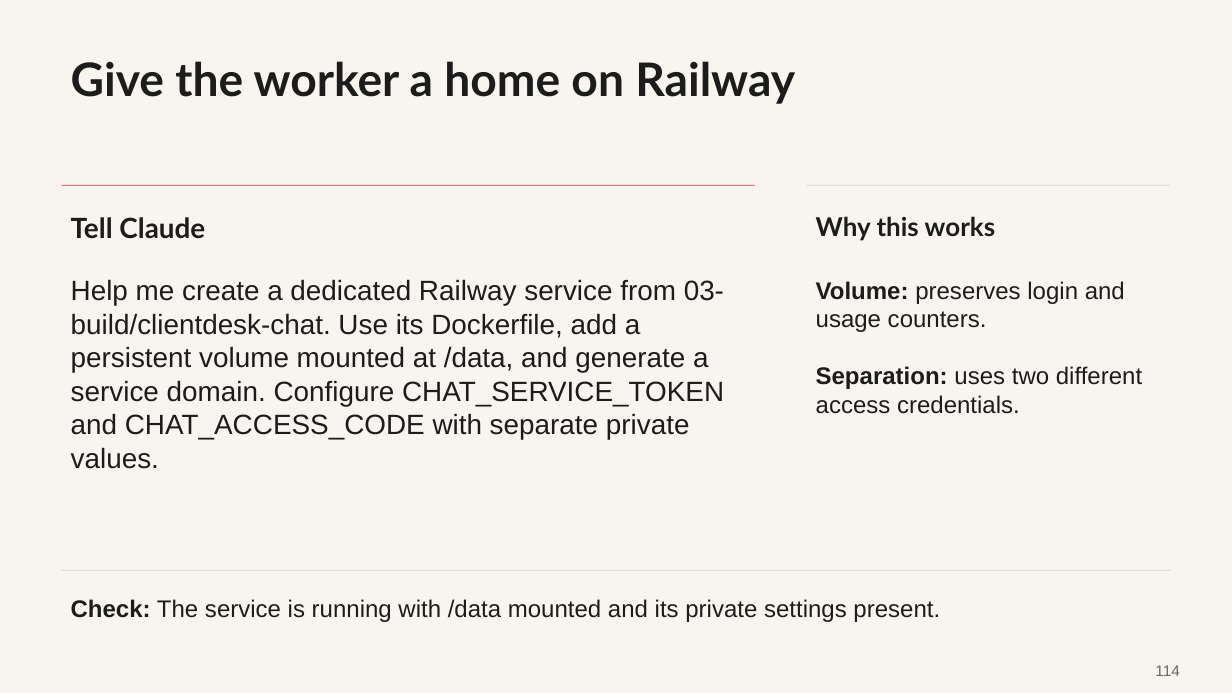
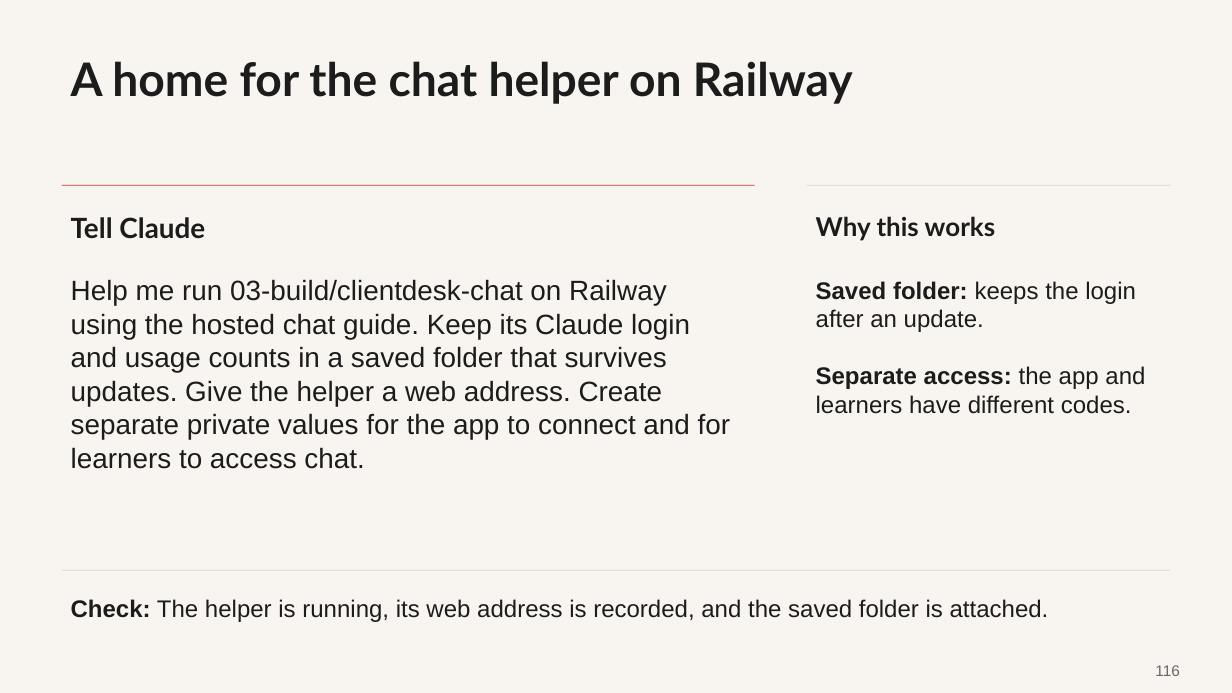
Before and after one commit to promptadvisers/claude-code-next-steps, a slide deck: slide 116 of slides/ClientDesk_Course_End_to_End.pptx (slide 114 before the commit). Drawn at 1232x693 pixels with LibreOffice and Linux fonts; fonts in the diff are those of the drawing. Boxes give left, top, right and bottom in pixels: in the first picture for what was removed or moved away, otherwise in the second. Text is boxed around its words. In the diff, an @@ line names an element or a change of style, - is before the commit and + after.

Commit message:
Explain hosted Claude chat with plain-English diagrams and setup guidance

```diff
--- a/slides/ClientDesk_Course_End_to_End.pptx
+++ b/slides/ClientDesk_Course_End_to_End.pptx
@@ text at (71, 61, 853, 104): text changed @@
-Give the worker a home on Railway
+A home for the chat helper on Railway
@@ text at (71, 279, 730, 469): text changed @@
-Help me create a dedicated Railway service from 03-build/clientdesk-chat. Use its Dockerfile, add a persistent volume mounted at /data, and generate a service domain. Configure CHAT_SERVICE_TOKEN and CHAT_ACCESS_CODE with separate private values.
+Help me run 03-build/clientdesk-chat on Railway using the hosted chat guide. Keep its Claude login and usage counts in a saved folder that survives updates. Give the helper a web address. Create separate private values for the app to connect and for learners to access chat.
@@ text at (816, 281, 1145, 414): text changed @@
-Volume: preserves login and usage counters.
-Separation: uses two different access credentials.
+Saved folder: keeps the login after an update.
+Separate access: the app and learners have different codes.
@@ text at (71, 599, 1049, 622): text changed @@
-Check: The service is running with /data mounted and its private settings present.
+Check: The helper is running, its web address is recorded, and the saved folder is attached.
@@ text at (1155, 665, 1179, 676): text changed @@
-114
+116
```
Also in this commit, not shown: 46 other slides changed, 3 slides added, 6 other files.
